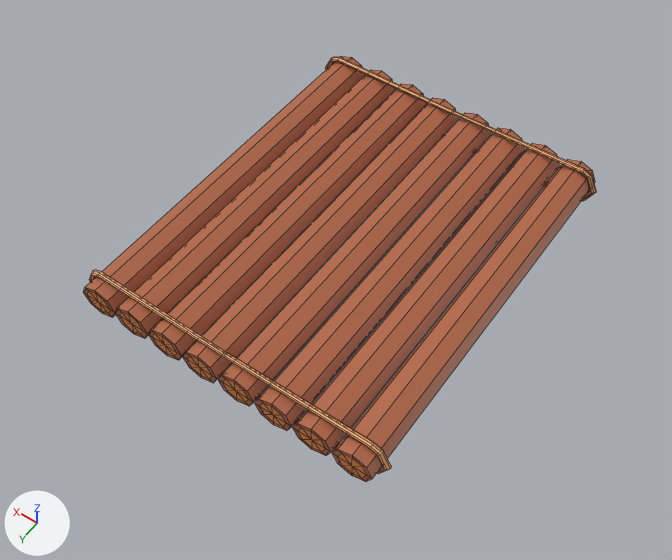
What one commit did to the FBX model Assets/Cenário/Decoração Vilas/Jangada.fbx.
One viewpoint serves both versions: a 50 mm camera at (-2.47, 3.65, 5.23) aimed at (-0.07, 0.29, -0.05). Arrows for +X, +Y and +Z are at lower left; the lights stay in place. Mesh edges are drawn as thin lines. Vertices at the same position are counted once.

Script lines for the objects in view, before the commit:
```python
me_cylinder_031 = bpy.data.meshes.new('Cylinder.031')
me_cylinder_031.from_pydata(...)  # 505 vertices, 512 faces; spans x -125.0..125.0, y -3.0..29.0, z -150.0..150.0
me_cylinder_031.materials.append(mat_material_001)  # picture img_octo80_32x_png
ob_cylinder_042 = bpy.data.objects.new('Cylinder.042', me_cylinder_031)
ob_cylinder_042.location = (0.0, 0.0, 0.0)
ob_cylinder_042.rotation_euler = (1.571, 0.0, 0.0)  # degrees (90, 0, 0)
ob_cylinder_042.scale = (0.01, 0.01, 0.01)
```
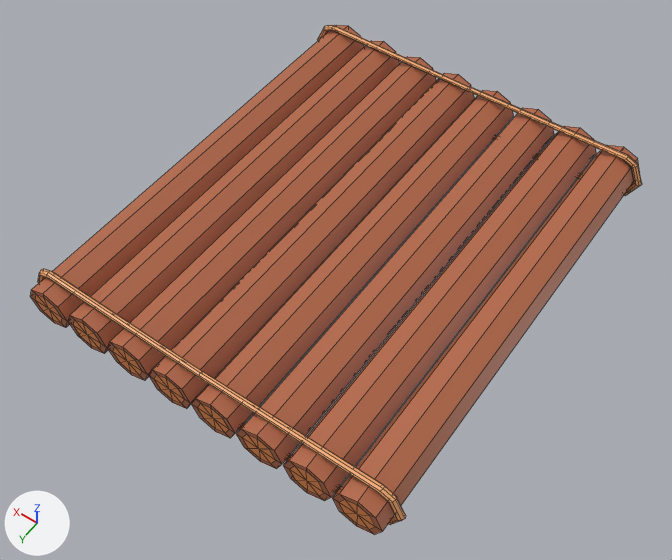
Location of each change, [x1, y1, x2, y2] in pixels of the pictures (672 x 560 px; the box of a moved part takes in the faces that stretch with it):
'Cylinder.042', reshaped, rescaled (19% wider, 20% taller)
    before: [83, 56, 596, 482]
    after: [30, 25, 642, 535]
part 1 of me_cylinder_031, moved or reshaped
    before: [218, 113, 491, 406]
    after: [332, 145, 640, 535]
part 2 of me_cylinder_031, moved or reshaped
    before: [182, 98, 458, 383]
    after: [283, 126, 596, 501]
part 3 of me_cylinder_031, moved or reshaped
    before: [255, 128, 525, 431]
    after: [236, 108, 554, 469]
part 4 of me_cylinder_031, moved or reshaped
    before: [148, 84, 426, 361]
    after: [192, 90, 514, 438]
part 5 of me_cylinder_031, moved or reshaped
    before: [115, 70, 395, 339]
    after: [149, 73, 475, 409]
part 6 of me_cylinder_031, moved or reshaped
    before: [83, 56, 365, 318]
    after: [108, 56, 437, 381]
part 7 of me_cylinder_031, moved or reshaped
    before: [292, 143, 560, 456]
    after: [68, 41, 400, 354]
part 8 of me_cylinder_031, moved or reshaped
    before: [332, 159, 595, 482]
    after: [30, 25, 364, 328]
part 9 of me_cylinder_031, added (orange)
    after: [318, 25, 642, 196]
part 10 of me_cylinder_031, added (beige)
    after: [38, 269, 406, 525]
part 11 of me_cylinder_031, deleted (orange)
    before: [325, 57, 596, 201]
part 12 of me_cylinder_031, deleted (orange)
    before: [89, 270, 391, 474]

What the commit changed:
me_cylinder_031 is used by ob_cylinder_042; location (0.0, 0.0, 0.0); rotation (1.571, 0.0, 0.0), in degrees (90, 0, 0); scale (0.01, 0.01, 0.01).
me_cylinder_031 had 505 vertices, 512 faces and spanned x -125.0..125.0, y -3.0..29.0, z -150.0..150.0.
me_cylinder_031 now has 512 vertices, 512 faces and spans x -1.0..2.0, y 0.0, z -2.0..2.0.
me_cylinder_031 part 1: the loose piece of 34 vertices spanning x -30.0..0.0, y 0.0..26.0, z -150.0..150.0 is scaled about the mesh origin by (0.012, 0.0127, 0.0117).
me_cylinder_031 part 2: the loose piece of 34 vertices spanning x 0.0..30.0, y 0.0..26.0, z -150.0..150.0 is scaled about the mesh origin by (0.012, 0.0127, 0.0117).
me_cylinder_031 part 3: the loose piece of 34 vertices spanning x -60.0..-30.0, y 0.0..26.0, z -150.0..150.0 is scaled about the mesh origin by (0.012, 0.0127, 0.0117).
me_cylinder_031 part 4: the loose piece of 34 vertices spanning x 30.0..60.0, y 0.0..26.0, z -150.0..150.0 is scaled about the mesh origin by (0.012, 0.0127, 0.0117).
me_cylinder_031 part 5: the loose piece of 34 vertices spanning x 60.0..90.0, y 0.0..26.0, z -150.0..150.0 is scaled about the mesh origin by (0.012, 0.0127, 0.0117).
me_cylinder_031 part 6: the loose piece of 34 vertices spanning x 90.0..120.0, y 0.0..26.0, z -150.0..150.0 is scaled about the mesh origin by (0.012, 0.0127, 0.0117).
me_cylinder_031 part 7: the loose piece of 34 vertices spanning x -90.0..-60.0, y 0.0..26.0, z -150.0..150.0 is scaled about its middle by (0.012, 0.0127, 0.0117), then moved by (76.0, -13.0, 0.0).
me_cylinder_031 part 8: the loose piece of 34 vertices spanning x -120.0..-90.0, y 0.0..26.0, z -150.0..150.0 is scaled about its middle by (0.012, 0.0127, 0.0117), then moved by (106.0, -13.0, 0.0).
me_cylinder_031 part 9: a new loose piece of 120 vertices spanning x -1.0..2.0, y 0.0, z 2.0, in mat_material_001 (picture img_octo80_32x_png).
me_cylinder_031 part 10: a new loose piece of 120 vertices spanning x -1.0..2.0, y 0.0, z -2.0, in mat_material_001 (picture img_octo80_32x_png).
me_cylinder_031 part 11: the loose piece of 118 vertices spanning x -125.0..125.0, y -3.0..29.0, z 137.0..143.0 is deleted.
me_cylinder_031 part 12: the loose piece of 115 vertices spanning x -125.0..125.0, y -3.0..29.0, z -141.0..-136.0 is deleted.
Object 'Cylinder.042' (ob_cylinder_042) is rescaled from (0.01, 0.01, 0.01) to (1.0, 1.0, 1.0).
